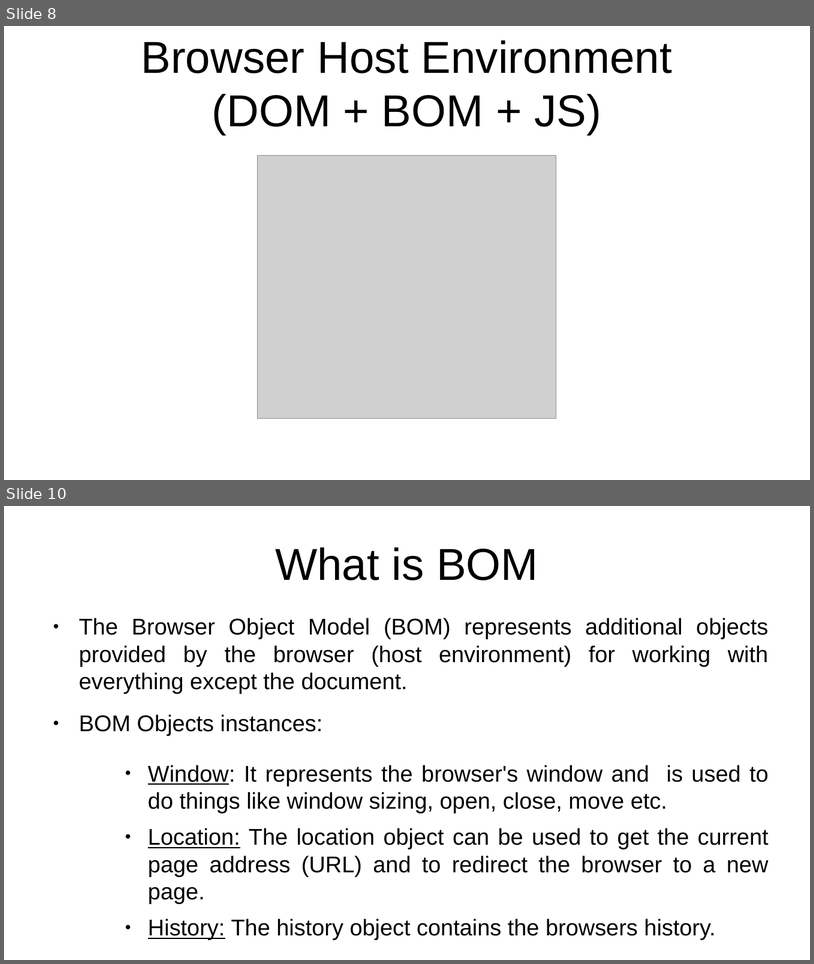
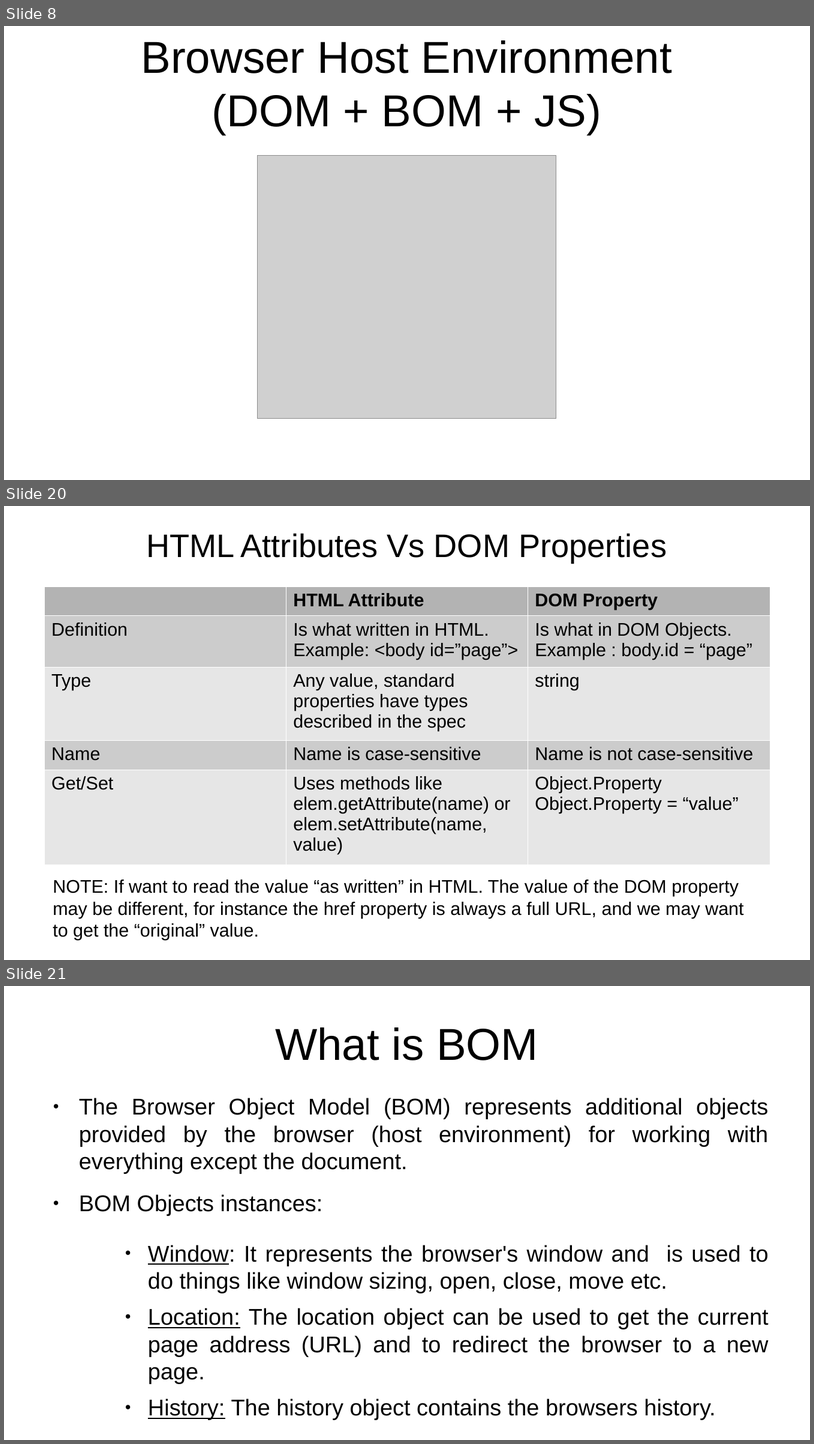
Before and after one commit to rajeshchauhan23102008/documents, a slide deck: src/courses/javascript/Javascript - No Theme.odp. Shown one above the other, each under a label of ours: slides 8 and 10 before the commit, slides 8, 20 and 21 after it; the slides between them are not shown. The pictures are 814x964 and 814x1444 pixels, drawn with LibreOffice and Linux fonts; fonts in the diff are those of the drawing; grey boxes stand for pictures. Boxes give left, top, right and bottom in pixels: in the first picture for what was removed or moved away, otherwise in the second. Text is boxed around its words. In the diff, an @@ line names an element or a change of style, - is before the commit and + after.

```diff
--- a/src/courses/javascript/Javascript - No Theme.odp
+++ b/src/courses/javascript/Javascript - No Theme.odp
@@ slide 20 added at (4,506,810,960), background #FFFFFF @@
@@ title added at (146,533,667,563), 32 pt, text #000000 @@
+HTML Attributes Vs DOM Properties
@@ table added at (44,586,771,856), 5 rows, 3 columns @@
+ | HTML Attribute | DOM Property
+Definition | Is what written in HTML. Example: <body id=”page”> | Is what in DOM Objects. Example : body.id = “page”
+Type | Any value, standard properties have types described in the spec | string
+Name | Name is case-sensitive | Name is not case-sensitive
+Get/Set | Uses methods like elem.getAttribute(name) or elem.setAttribute(name, value) | Object.Property / Object.Property = “value”
@@ text added at (53,879,744,940), 18 pt, text #000000 @@
+NOTE: If want to read the value “as written” in HTML. The value of the DOM property may be different, for instance the href property is always a full URL, and we may want to get the “original” value.
@@ what was slide 10 is now slide 21 @@
```
Also in this commit, not shown: 4 slides changed, 9 other slides added, 3 other files.
